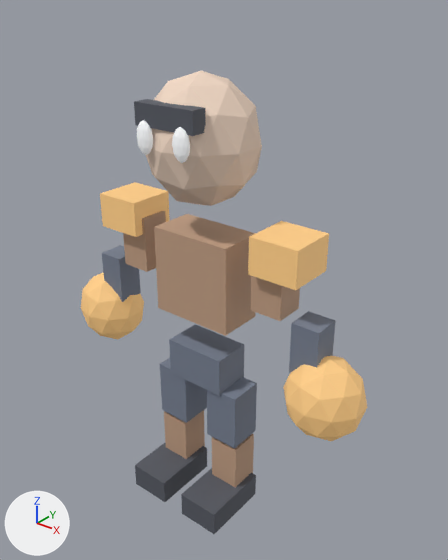
One commit to the glTF model game-godot/assets/characters/proxy/rook-ironside.glb: the scene before it, then after it.
Camera for both pictures: a 50 mm camera at (1.83, -2.14, 2.67) aimed at (0.07, 0.06, 1.3). The axes (+X, +Y, +Z) are drawn at lower left. The lights are the same throughout. The older version comes first. Vertices at exactly the same position are counted once.

In view in the first picture: 'boot_L', 'boot_R', 'hand_L', 'hand_R', 'head_mesh', 'helmet_brow', 'hips_mesh', 'lower_arm_R', 'pauldron_L', 'pauldron_R', 'torso_mesh', 'upper_leg_R' and 8 more.
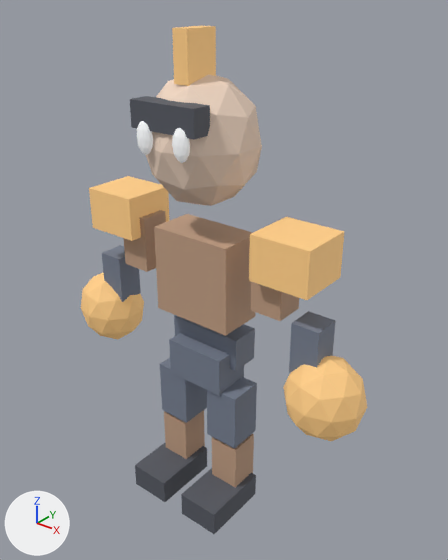
Patch to the scene script:
```diff
--- a/game-godot/assets/characters/proxy/rook-ironside.glb.py
+++ b/game-godot/assets/characters/proxy/rook-ironside.glb.py
@@ me_cube_014 @@
 # used by ob_helmet_brow; location = (0.0, 0.0, 0.0)
-me_cube_014.from_pydata(...)  # 8 vertices, 12 faces; spans x -0.165..0.165, y -0.26..-0.18, z 2.1..2.2
+me_cube_014.from_pydata(...)  # 8 vertices, 12 faces; spans x -0.18..0.18, y -0.27..-0.17, z 2.09..2.21
+# me_cube_014 part 1: the whole mesh is scaled about its middle by (1.09, 1.25, 1.2)
 me_cube_014.materials.append(mat_rook_ironside_outline)
@@ me_cube_012 @@
 # used by ob_pauldron_l; location = (0.0, 0.0, 0.0)
-me_cube_012.from_pydata(...)  # 8 vertices, 12 faces; spans x -0.605..-0.355, y -0.125..0.125, z 1.49..1.67
+me_cube_012.from_pydata(...)  # 8 vertices, 12 faces; spans x -0.67..-0.37, y -0.14..0.14, z 1.47..1.69
+# me_cube_012 part 2: the whole mesh is scaled about its middle by (1.2, 1.12, 1.22), then moved by (-0.04, 0.0, 0.0)
 me_cube_012.materials.append(mat_rook_ironside_accent)
@@ me_cube_013 @@
 # used by ob_pauldron_r; location = (0.0, 0.0, 0.0)
-me_cube_013.from_pydata(...)  # 8 vertices, 12 faces; spans x 0.355..0.605, y -0.125..0.125, z 1.49..1.67
+me_cube_013.from_pydata(...)  # 8 vertices, 12 faces; spans x 0.37..0.67, y -0.14..0.14, z 1.47..1.69
+# me_cube_013 part 3: the whole mesh is scaled about its middle by (1.2, 1.12, 1.22), then moved by (0.04, 0.0, 0.0)
 me_cube_013.materials.append(mat_rook_ironside_accent)
@@ me_cube_016 @@
+me_cube_016.from_pydata(...)  # a box spanning x -0.21..0.21, y -0.02..0.14, z 0.86..1.04
+me_cube_016.materials.append(mat_rook_ironside_secondary)  # greyish blue #788193
@@ me_cube_015 @@
+me_cube_015.from_pydata(...)  # a box spanning x -0.04..0.04, y -0.14..0.04, z 2.27..2.49
+me_cube_015.materials.append(mat_rook_ironside_accent)  # beige #f2c27f, glowing brown #6f5837
@@ ob_iron_skirt @@
+ob_iron_skirt = bpy.data.objects.new('iron_skirt', me_cube_016)
+ob_iron_skirt.location = (0.0, 0.0, 0.0)
@@ ob_helmet_crest @@
+ob_helmet_crest = bpy.data.objects.new('helmet_crest', me_cube_015)
+ob_helmet_crest.location = (0.0, 0.0, 0.0)
```

Where the change shows, as pixel boxes [x1, y1, x2, y2] in the pictures (448 x 560 px):
'pauldron_R', moved, rescaled (17% wider, 20% taller): before [248, 221, 329, 290]; after [249, 217, 344, 300]
'pauldron_L', moved, rescaled (15% wider, 18% taller): before [100, 182, 170, 237]; after [89, 176, 170, 241]
'helmet_brow', rescaled (11% wider, 16% taller): before [134, 99, 206, 136]; after [130, 96, 210, 139]
'helmet_crest', added: after [172, 25, 216, 86]
'iron_skirt', added: after [174, 315, 255, 371]
